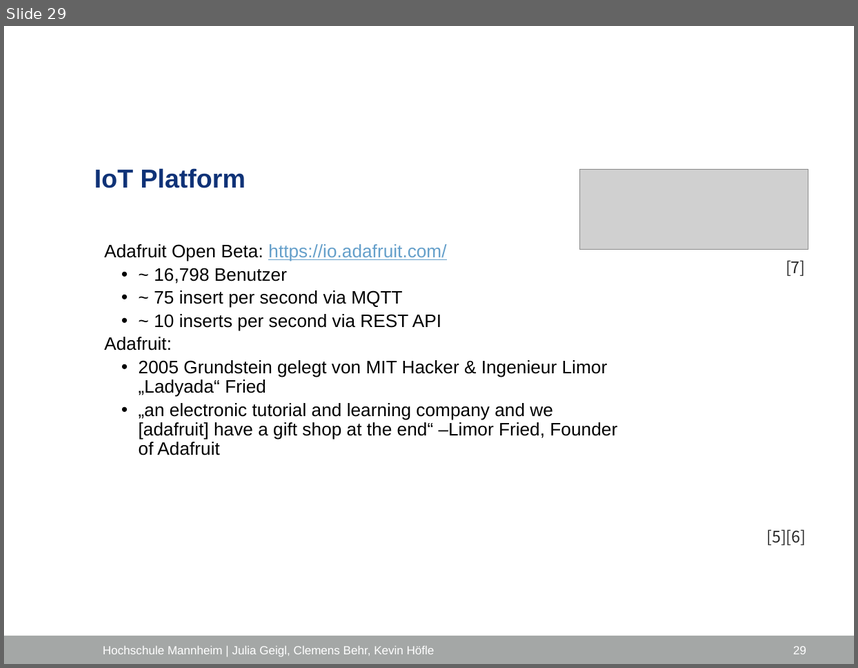
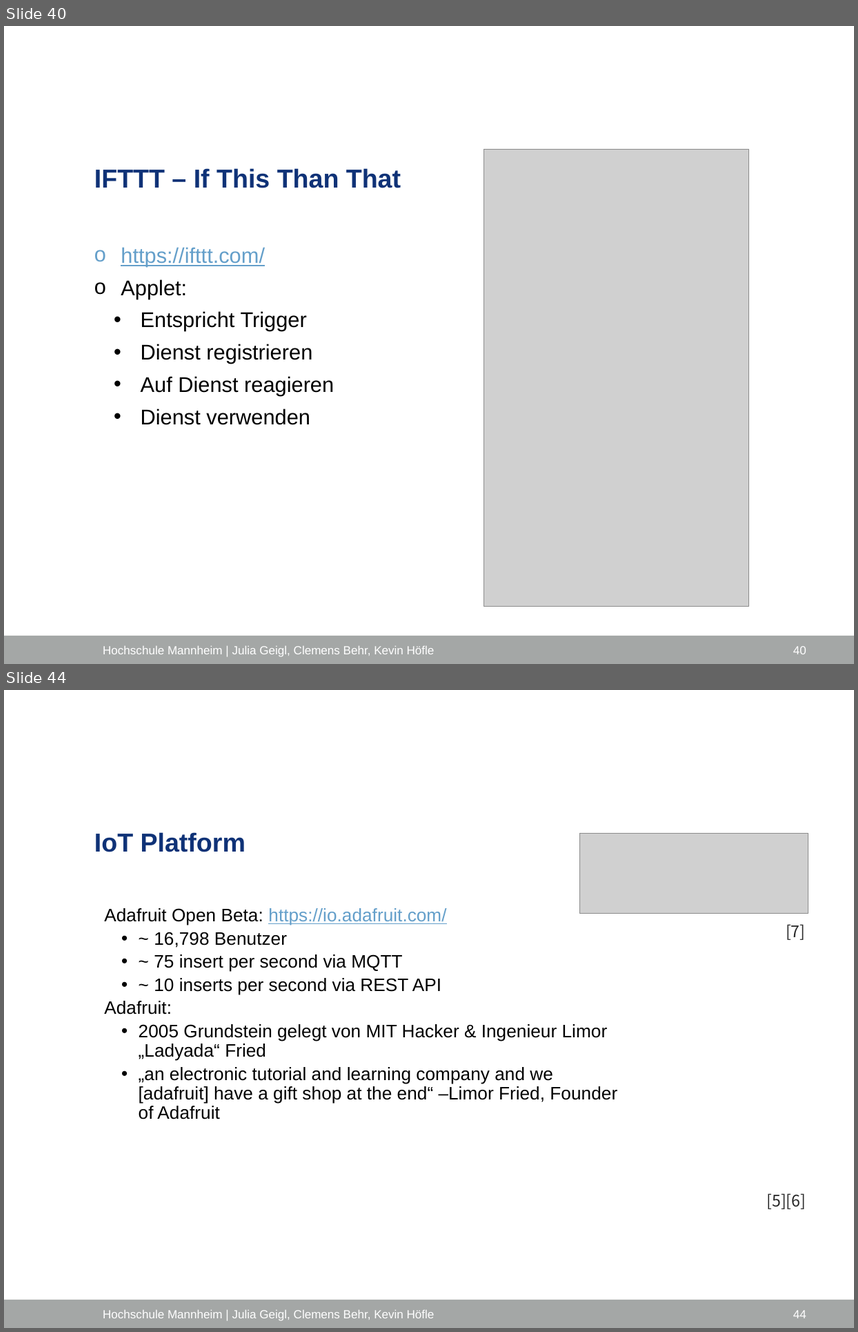
Before and after one commit to ProjektlaborEmbeddedSecurity/Presentation, a slide deck: PES_FH_VERS.pptx. Shown one above the other, each under a label of ours: slide 29 before the commit, slides 40 and 44 after it; the slides between them are not shown. The pictures are 858x668 and 858x1332 pixels, drawn with LibreOffice and Linux fonts; fonts in the diff are those of the drawing; grey boxes stand for pictures; background and template pictures are left out. Boxes give left, top, right and bottom in pixels: in the first picture for what was removed or moved away, otherwise in the second. Text is boxed around its words. In the diff, an @@ line names an element or a change of style, - is before the commit and + after.

Commit message:
Adafruit IO und IFTTT Ergänzungen

```diff
--- a/PES_FH_VERS.pptx
+++ b/PES_FH_VERS.pptx
@@ slide 40 added at (4, 26, 854, 664), background #FFFFFF; not listed: 1 template element that a slide beside it also shows @@
@@ picture added at (484, 150, 749, 606) @@
@@ title added at (94, 168, 401, 188), 22 pt, text #0F3277, bold @@
+IFTTT – If This Than That
@@ text added at (121, 247, 334, 425), 18 pt, text #000000 @@
+o https://ifttt.com/
+o Applet:
+      • Entspricht Trigger
+      • Dienst registrieren
+      • Auf Dienst reagieren
+      • Dienst verwenden
@@ text added at (103, 646, 435, 657), 10 pt, text #FFFFFF @@
+Hochschule Mannheim | Julia Geigl, Clemens Behr, Kevin Höfle
@@ page number added at (793, 646, 806, 654), 10 pt, text #FFFFFF @@
+40
@@ what was slide 29 is now slide 44 @@
@@ page number at (793, 1310, 806, 1318): text changed @@
-29
+44
```
Also in this commit, not shown: 7 slides changed, 8 other slides added.
